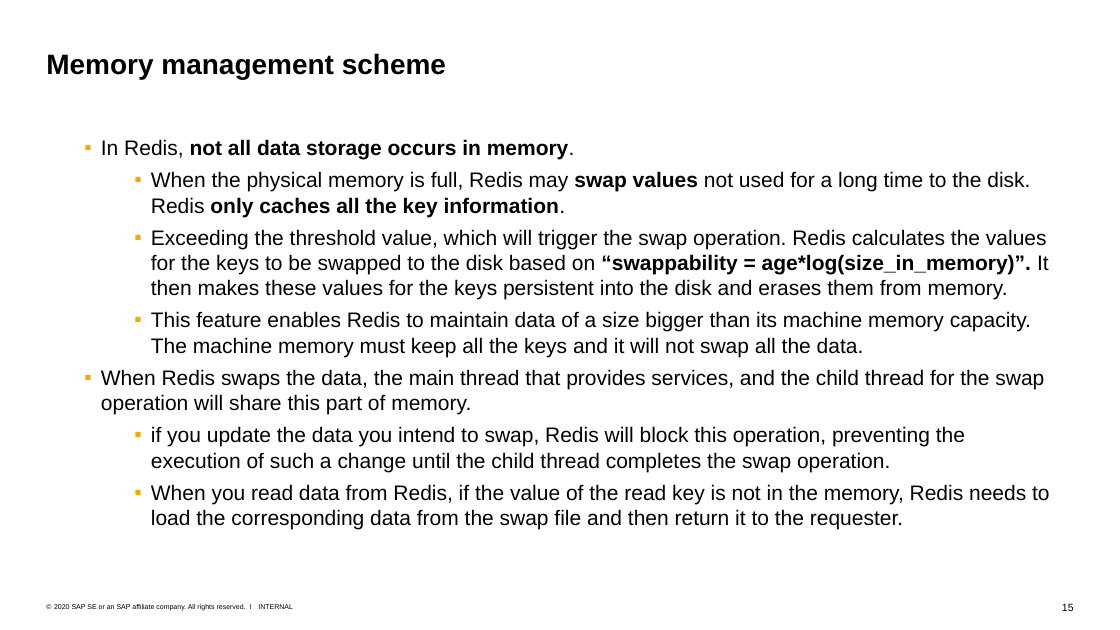
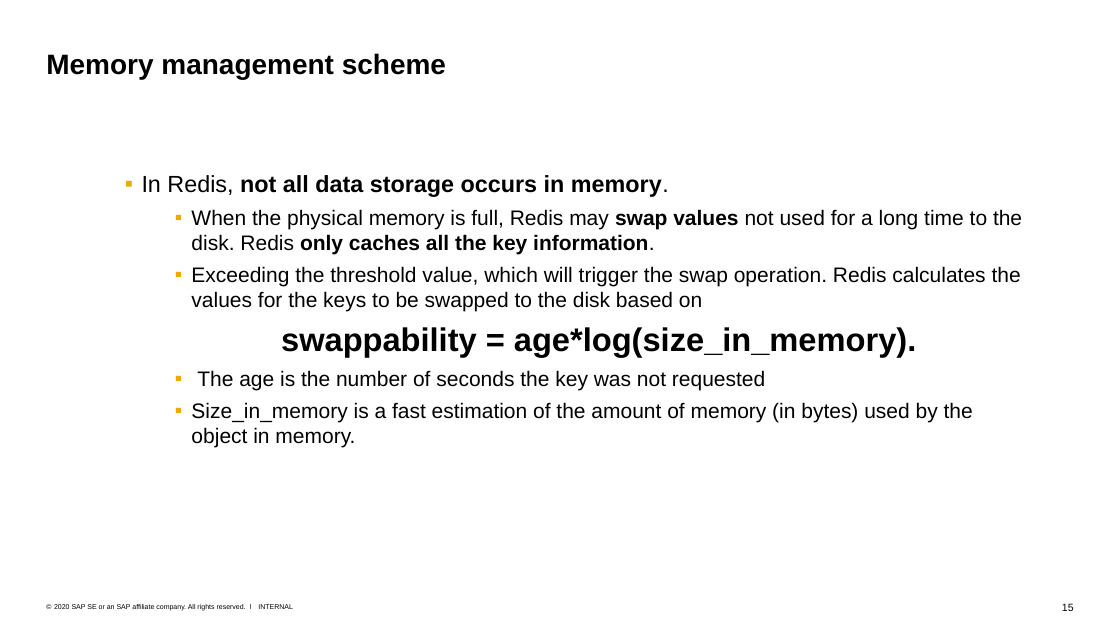
Before and after one commit to Voidkai/Survey_on_NoSQL, a slide deck: slide 15 of NoSQL/The_survey_on_redis.pptx. Drawn at 1120x630 pixels with LibreOffice and Linux fonts; fonts in the diff are those of the drawing. Boxes give left, top, right and bottom in pixels: in the first picture for what was removed or moved away, otherwise in the second. Text is boxed around its words. In the diff, an @@ line names an element or a change of style, - is before the commit and + after.

Commit message:
Updated

```diff
--- a/NoSQL/The_survey_on_redis.pptx
+++ b/NoSQL/The_survey_on_redis.pptx
@@ text "In Redis, not all data ..." moved from (x1=101, y1=139, x2=1050, y2=529) to (x1=142, y1=175, x2=1022, y2=448) @@
@@ text at (x1=142, y1=175, x2=669, y2=197): size 18 to 20 pt in "In Redis, not all data storage occurs ..." @@
@@ text at (x1=191, y1=266, x2=1021, y2=448): text changed @@
-  ▪ Exceeding the threshold value, which will trigger the swap operation. Redis calculates the values for the keys to be swapped to the disk based on “swappability = age*log(size_in_memory)”. It then makes these values for the keys persistent into the disk and erases them from memory.
-  ▪ This feature enables Redis to maintain data of a size bigger than its machine memory capacity. The machine memory must keep all the keys and it will not swap all the data.
-▪ When Redis swaps the data, the main thread that provides services, and the child thread for the swap operation will share this part of memory.
-  ▪ if you update the data you intend to swap, Redis will block this operation, preventing the execution of such a change until the child thread completes the swap operation.
-  ▪ When you read data from Redis, if the value of the read key is not in the memory, Redis needs to load the corresponding data from the swap file and then return it to the requester.
+  ▪ Exceeding the threshold value, which will trigger the swap operation. Redis calculates the values for the keys to be swapped to the disk based on
+  swappability = age*log(size_in_memory).
+  ▪ The age is the number of seconds the key was not requested
+  ▪ Size_in_memory is a fast estimation of the amount of memory (in bytes) used by the object in memory.
```
Also in this commit, not shown: 6 other slides changed.
